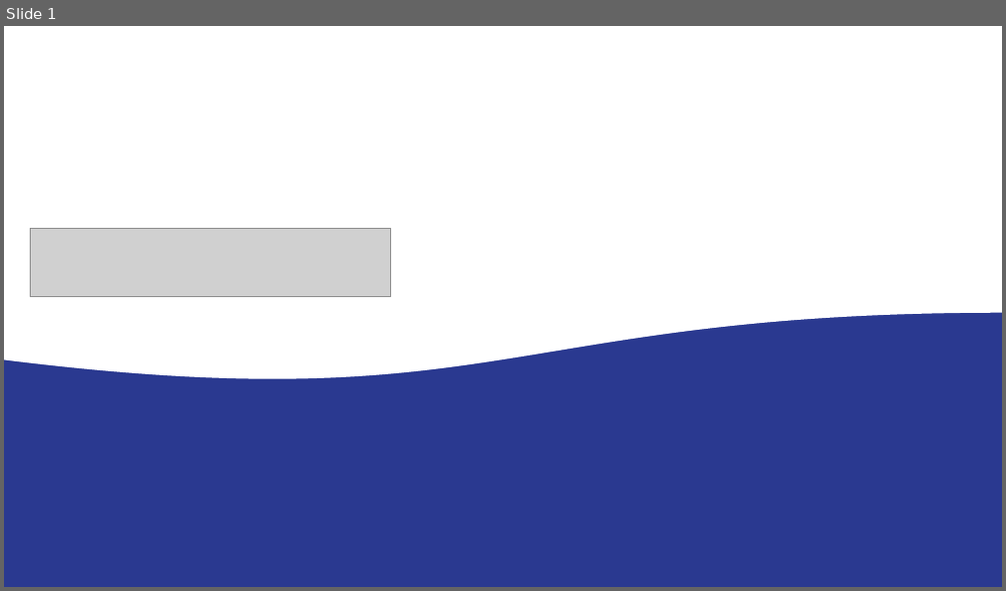
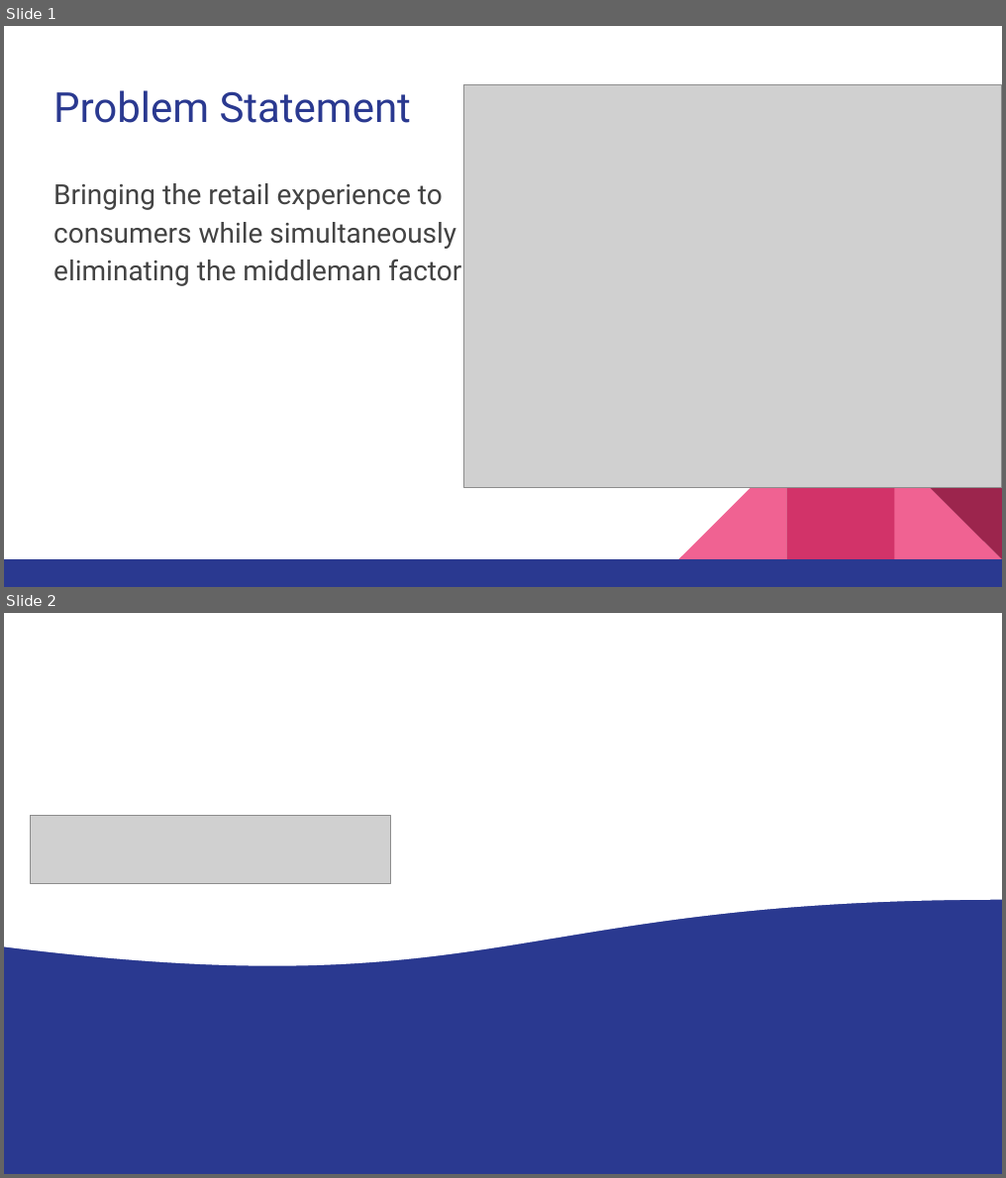
Before and after one commit to DSC-Unilag/interswitch-retail-solution, a slide deck: Shopwise - OHW.pptx. Shown one above the other, each under a label of ours: slide 1 before the commit, slides 1 and 2 after it. The pictures are 1006x591 and 1006x1178 pixels, drawn with LibreOffice and Linux fonts; fonts in the diff are those of the drawing; grey boxes stand for pictures. Boxes give left, top, right and bottom in pixels: in the first picture for what was removed or moved away, otherwise in the second. Text is boxed around its words. In the diff, an @@ line names an element or a change of style, - is before the commit and + after.

Commit message:
added shopwise pptx doc

```diff
--- a/Shopwise - OHW.pptx
+++ b/Shopwise - OHW.pptx
@@ slide 1 added at [4, 26, 1002, 587], background #FFFFFF @@
@@ title added at [54, 90, 411, 123], 30 pt, text #2A3990 @@
+Problem Statement
@@ picture added at [464, 85, 1002, 488] @@
@@ text added at [54, 183, 461, 286], 20 pt, text #434343 @@
+Bringing the retail experience to consumers while simultaneously eliminating the middleman factor
@@ group added at [4, 452, 1002, 587]: 3 right triangles, 2 rectangles @@
@@ what was slide 1 is now slide 2 @@
```
